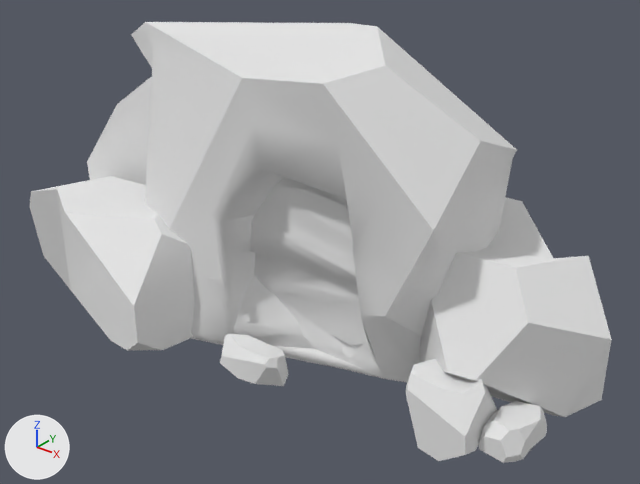
What one commit did to the FBX model environment/iron_mine/iron_rock.fbx.
One viewpoint serves both versions: a 50 mm camera at (1.88, -3.76, 3.44) aimed at (-1.62, 0.62, 0.72). Arrows for +X, +Y and +Z are at lower left; the lights stay in place. Vertices at the same position are counted once.

Objects in the first picture: 'rock', 'stone'.
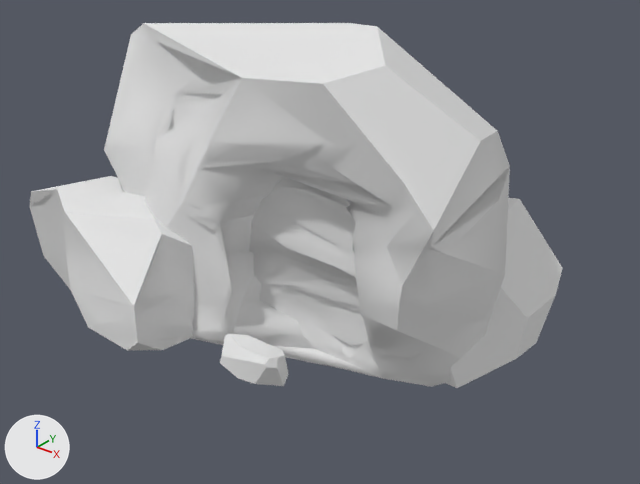
Boxes (x1, y1, x2, y2) around the edits, measured in the pictures (640 x 484 px):
'rock', reshaped, moved (8% narrower, 17% shorter)
    before: (30, 22, 612, 463)
    after: (30, 23, 563, 388)
part 1 of me_cube_010, rebuilt
    before: (131, 22, 517, 382)
    after: (104, 23, 510, 387)
part 2 of me_cube_010, rebuilt
    both: (30, 176, 195, 350)
part 3 of me_cube_010, rebuilt
    before: (419, 197, 612, 417)
    after: (446, 198, 563, 388)
part 4 of me_cube_010, deleted
    before: (479, 401, 547, 463)
part 5 of me_cube_010, deleted
    before: (406, 359, 497, 461)
part 6 of me_cube_010, deleted
    before: (87, 77, 152, 185)

The change, as a list of edits to the scene's bpy script:
```text
Change me_cube_010:
    used by ob_rock; location = (-1.499, 0.322, 0.666)
    remove me_cube_010.from_pydata(...)  # 368 vertices, 191 faces; spans x -2.68..1.95, y -0.82..1.41, z -0.68..1.48
    add me_cube_010.from_pydata(...)  # 396 vertices, 201 faces; spans x -2.26..2.06, y -0.94..1.52, z -0.8..1.39
    me_cube_010 part 1: the loose piece of 201 vertices spanning x -1.77..1.09, y -0.43..0.95, z -0.68..1.48 is rebuilt with 250 vertices and now spans x -1.38..1.57, y -0.45..1.4, z -0.8..1.39
    me_cube_010 part 2: the loose piece of 49 vertices spanning x -2.65..-0.7, y -0.82..0.27, z -0.67..0.25 is rebuilt with 81 vertices and now spans x -2.26..-0.32, y -0.94..0.38, z -0.8..0.16
    me_cube_010 part 3: the loose piece of 27 vertices spanning x -0.19..1.95, y -0.19..1.41, z -0.66..0.38 is rebuilt with 27 vertices and now spans x -0.12..1.68, y 0.3..1.52, z -0.78..0.21, in mat_material_004 (white #e7e7e7)
    me_cube_010 part 4: the loose piece of 38 vertices spanning x 1.48..1.73, y -0.23..0.22, z -0.66..-0.43 is deleted
    me_cube_010 part 5: the loose piece of 26 vertices spanning x 1.03..1.49, y -0.42..-0.01, z -0.68..-0.18 is deleted
    me_cube_010 part 6
    26 vertices are removed from x -2.68..-1.18, y 0.1..0.97, z -0.68..1.01
    15 faces are deleted
    remove me_cube_010.materials.append(mat_material_003)  # white #e7e7e7
Change ob_rock:
    ob_rock.location: (-1.499, 0.322, 0.666) -> (-1.887, 0.343, 0.756)
```
